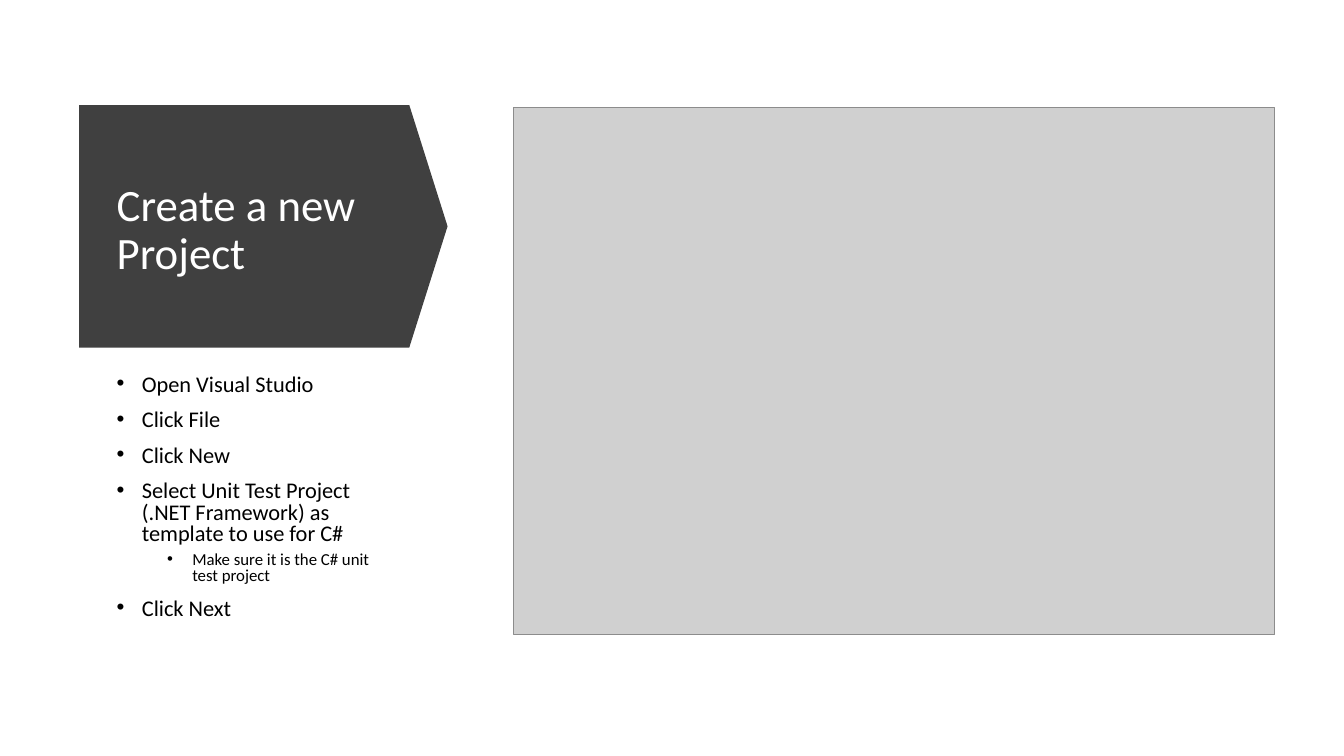
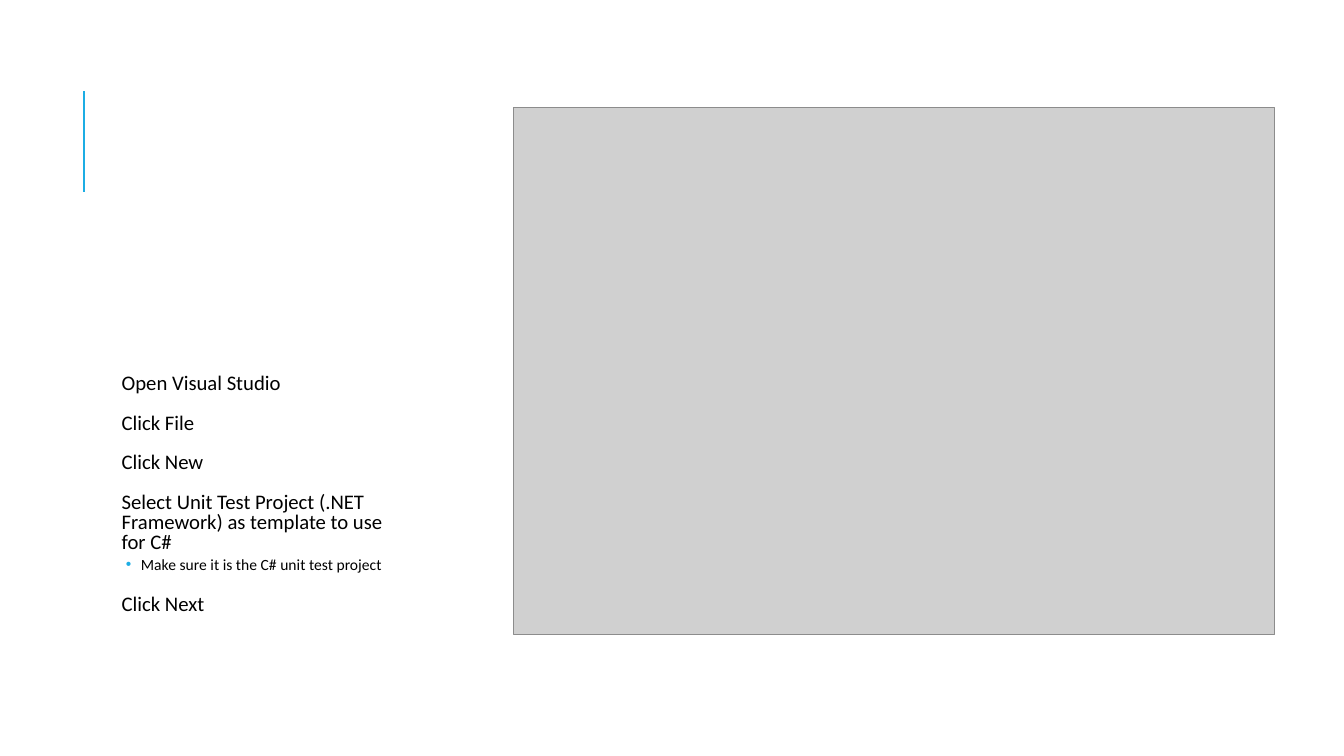
Before and after one commit to seyous/SAMQinetic, a slide deck: slide 17 of Documents/Automation Setup.pptx (slide 20 before the commit). Drawn at 1344x756 pixels with LibreOffice and Linux fonts; fonts in the diff are those of the drawing; grey boxes stand for pictures. Boxes give left, top, right and bottom in pixels: in the first picture for what was removed or moved away, otherwise in the second. Text is boxed around its words. In the diff, an @@ line names an element or a change of style, - is before the commit and + after.

```diff
--- a/Documents/Automation Setup.pptx
+++ b/Documents/Automation Setup.pptx
@@ down arrow removed at (79,105,448,348) @@
@@ line added from (84, 192) to (84, 91), #1CADE4 1.5 pt @@
@@ title removed at (117,192,356,277) @@
-Create a new Project
@@ text "Open Visual Studio" at (122,375,382,611): size 16 to 14.8 pt in "Open Visual Studio", "Click File", "Click New", "Select Unit Test Project (.NET Framework) as ..." and 1 more places; size 12 to 11.1 pt in "Make sure it is the C# unit ..."; bullet • to  ; more space between paragraphs; indent changed @@
```
Also in this commit, not shown: 14 other slides changed, 7 slides added, 7 slides removed.
